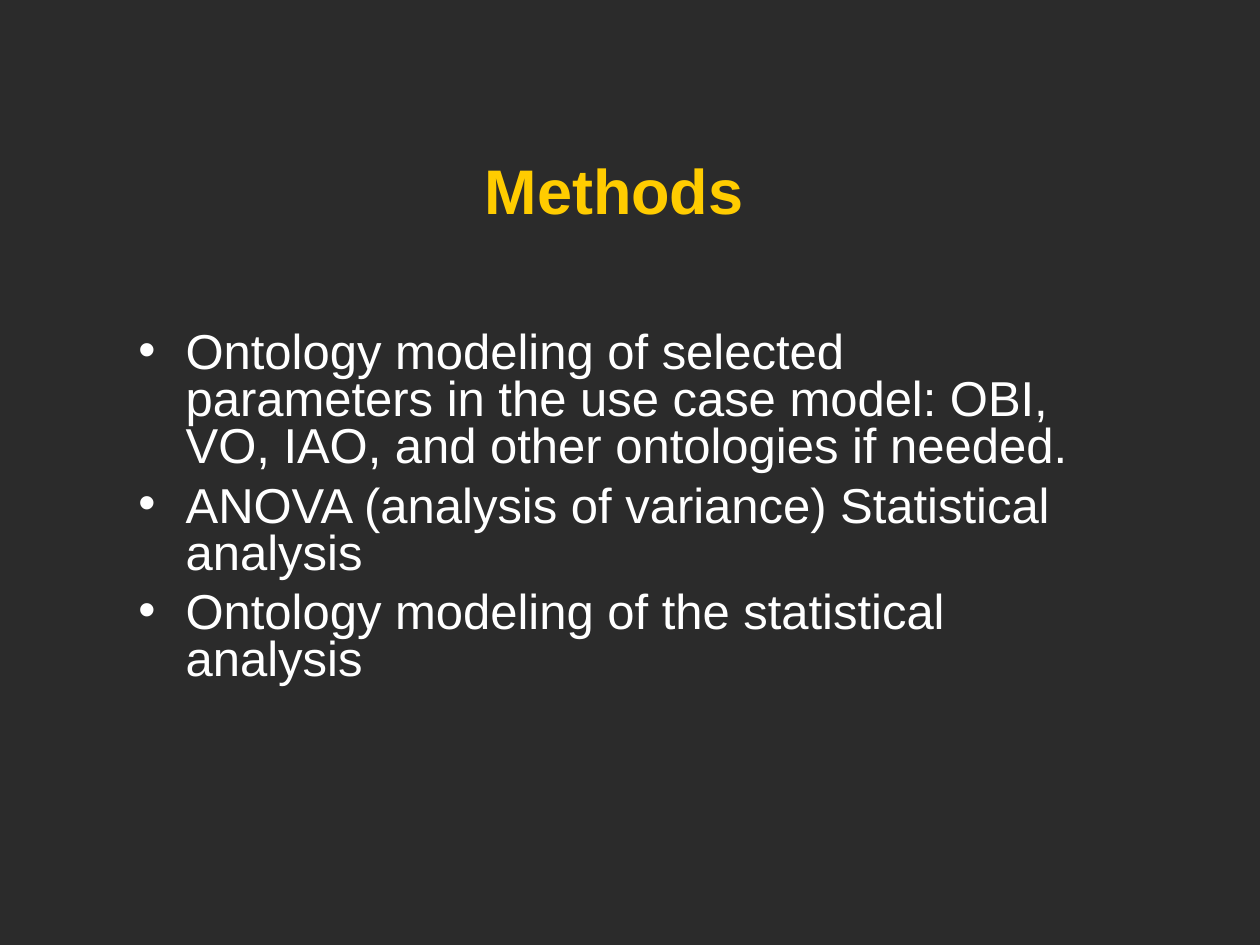
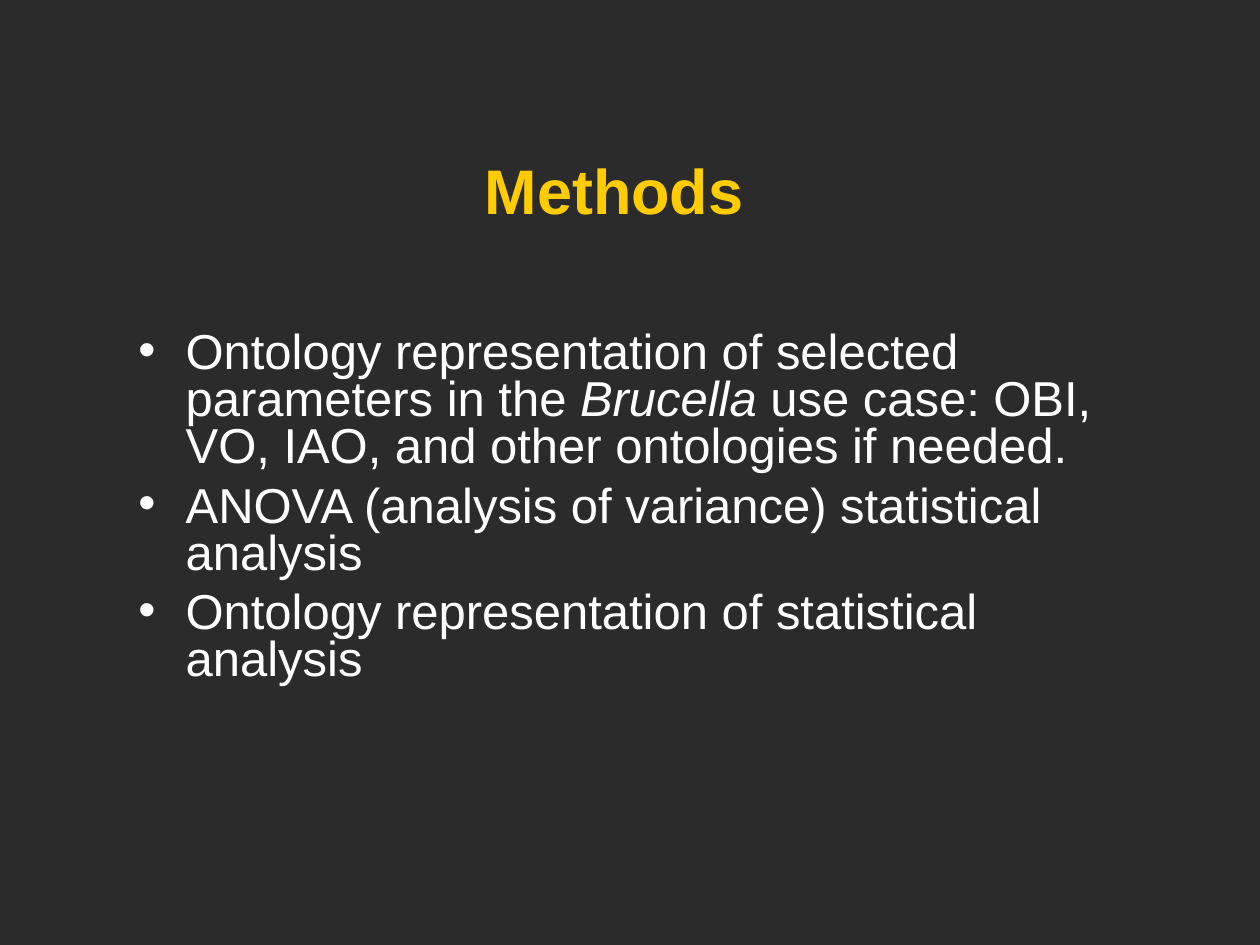
Before and after one commit to obi-ontology/obi-legacy-svn, a slide deck: slide 7 of trunk/docs/developer/use cases/Vaccine_usercase_Vancouver2010.ppt. Drawn at 1260x945 pixels with LibreOffice and Linux fonts; fonts in the diff are those of the drawing; background and template pictures are left out; a plain dark background stands for a picture behind light text. Boxes give left, top, right and bottom in pixels: in the first picture for what was removed or moved away, otherwise in the second. Text is boxed around its words. In the diff, an @@ line names an element or a change of style, - is before the commit and + after.

```diff
--- a/trunk/docs/developer/use cases/Vaccine_usercase_Vancouver2010.ppt
+++ b/trunk/docs/developer/use cases/Vaccine_usercase_Vancouver2010.ppt
@@ text at [186, 333, 1091, 686]: text changed @@
-• Ontology modeling of selected parameters in the use case model: OBI, VO, IAO, and other ontologies if needed.
-• ANOVA (analysis of variance) Statistical analysis
-• Ontology modeling of the statistical analysis
+• Ontology representation of selected parameters in the Brucella use case: OBI, VO, IAO, and other ontologies if needed.
+• ANOVA (analysis of variance) statistical analysis
+• Ontology representation of statistical analysis
```
Also in this commit, not shown: 16 other slides changed.
